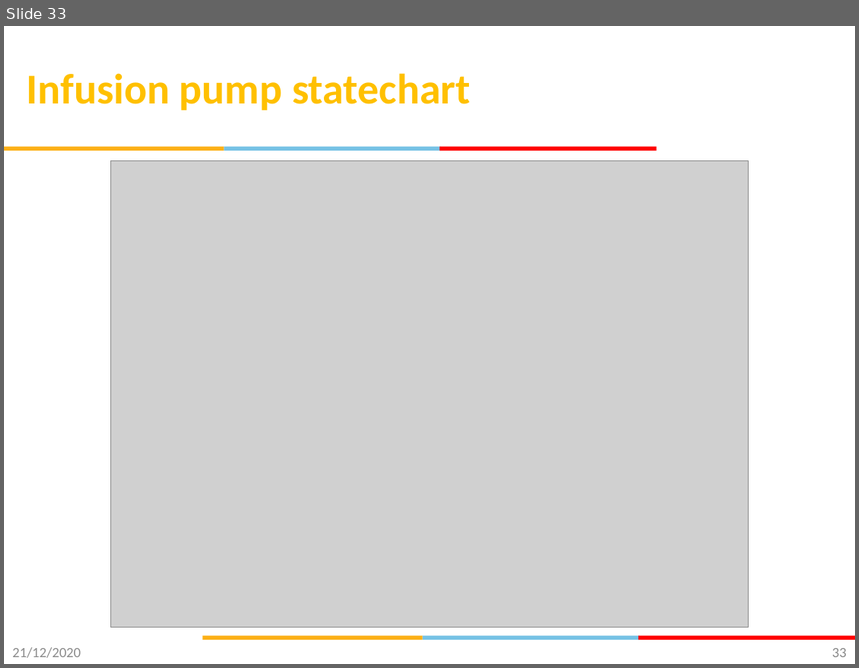
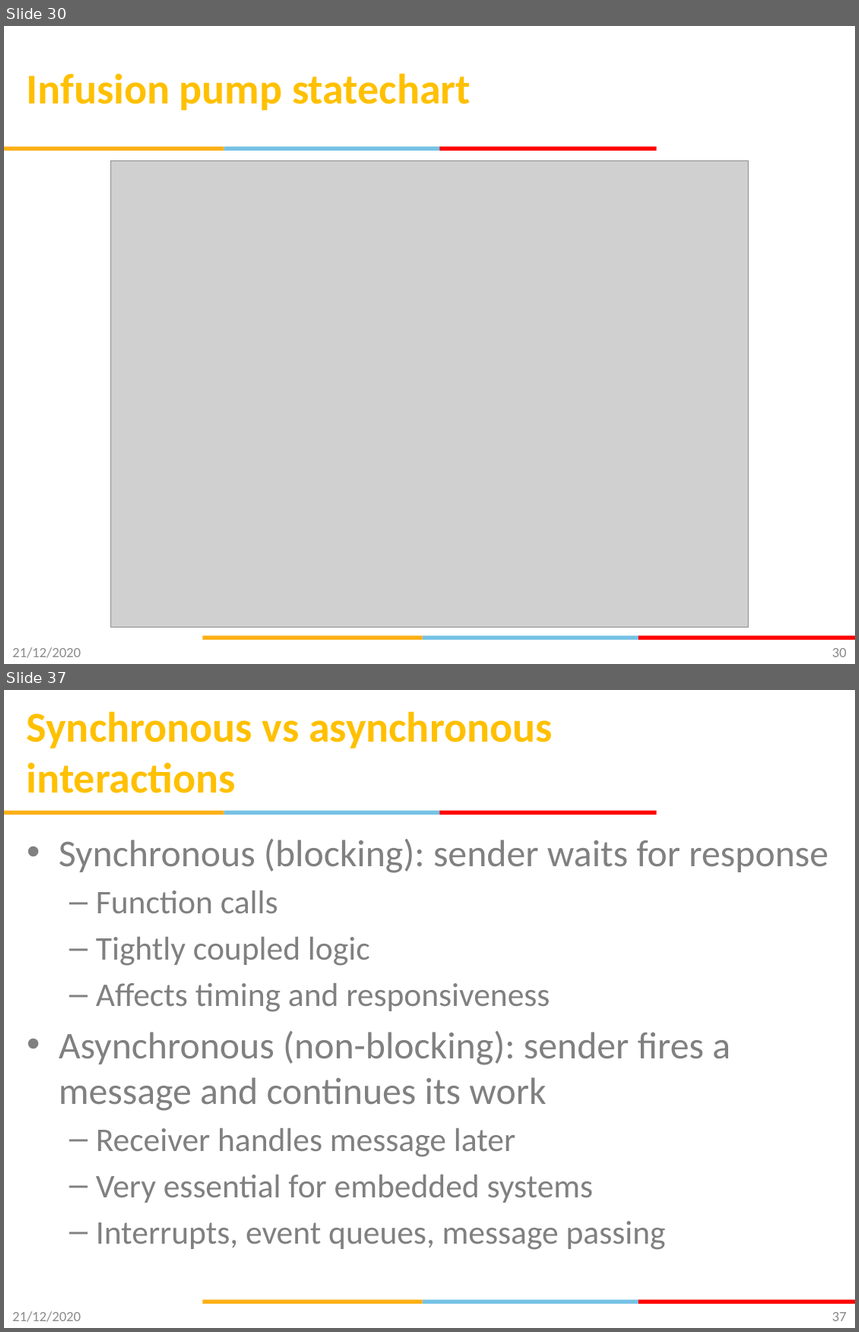
Before and after one commit to gsaurabhr-teaching/csg523-material, a slide deck: Lec-9-12-modeling-uml.pptx. Shown one above the other, each under a label of ours: slide 33 before the commit, slides 30 and 37 after it; the slides between them are not shown. The pictures are 859x668 and 859x1332 pixels, drawn with LibreOffice and Linux fonts; fonts in the diff are those of the drawing; grey boxes stand for pictures; background and template pictures are left out. Boxes give left, top, right and bottom in pixels: in the first picture for what was removed or moved away, otherwise in the second. Text is boxed around its words. In the diff, an @@ line names an element or a change of style, - is before the commit and + after.

```diff
--- a/Lec-9-12-modeling-uml.pptx
+++ b/Lec-9-12-modeling-uml.pptx
@@ slide 37 added at [4, 690, 855, 1328], background #FFFFFF; not listed: 6 template elements that a slide beside it also shows @@
@@ title added at [27, 711, 553, 793], 36 pt, text #FFC000, bold @@
+Synchronous vs asynchronous interactions
@@ text added at [59, 839, 829, 1250], 28 pt, text #808080 @@
+• Synchronous (blocking): sender waits for response
+  – Function calls
+  – Tightly coupled logic
+  – Affects timing and responsiveness
+• Asynchronous (non-blocking): sender fires a message and continues its work
+  – Receiver handles message later
+  – Very essential for embedded systems
+  – Interrupts, event queues, message passing
@@ text added at [12, 1312, 81, 1322], 12 pt, text #8C8C8C @@
+21/12/2020
@@ page number added at [832, 1312, 847, 1322], 12 pt, text #898989 @@
+37
@@ what was slide 33 is now slide 30 @@
@@ page number at [832, 648, 847, 658]: text changed @@
-33
+30
```
Also in this commit, not shown: 1 slide changed, 12 other slides added, 2 slides removed.
